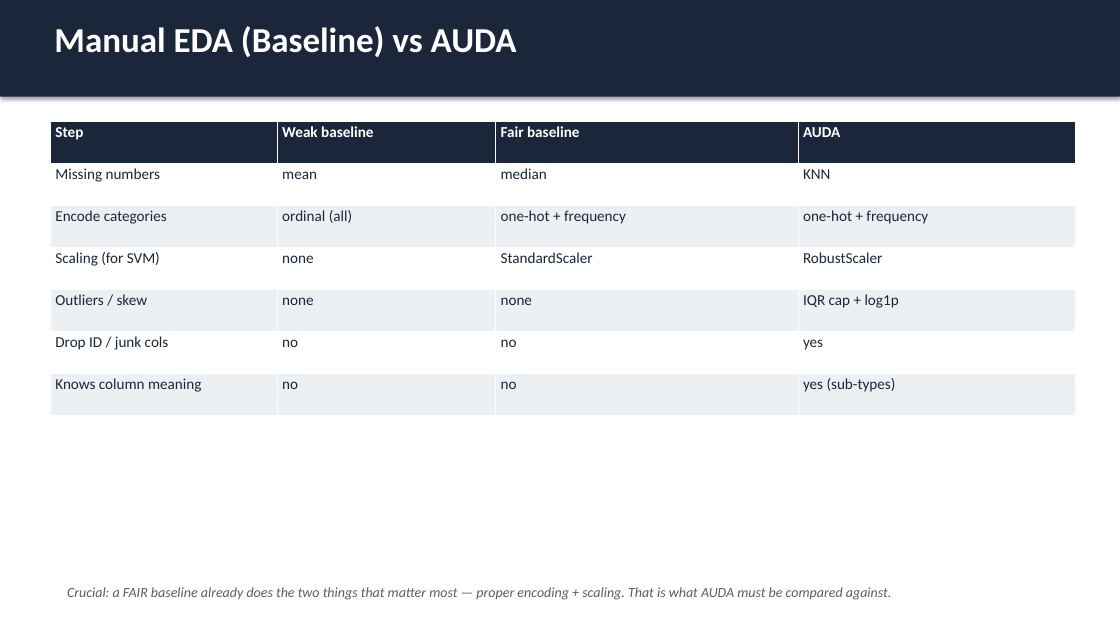
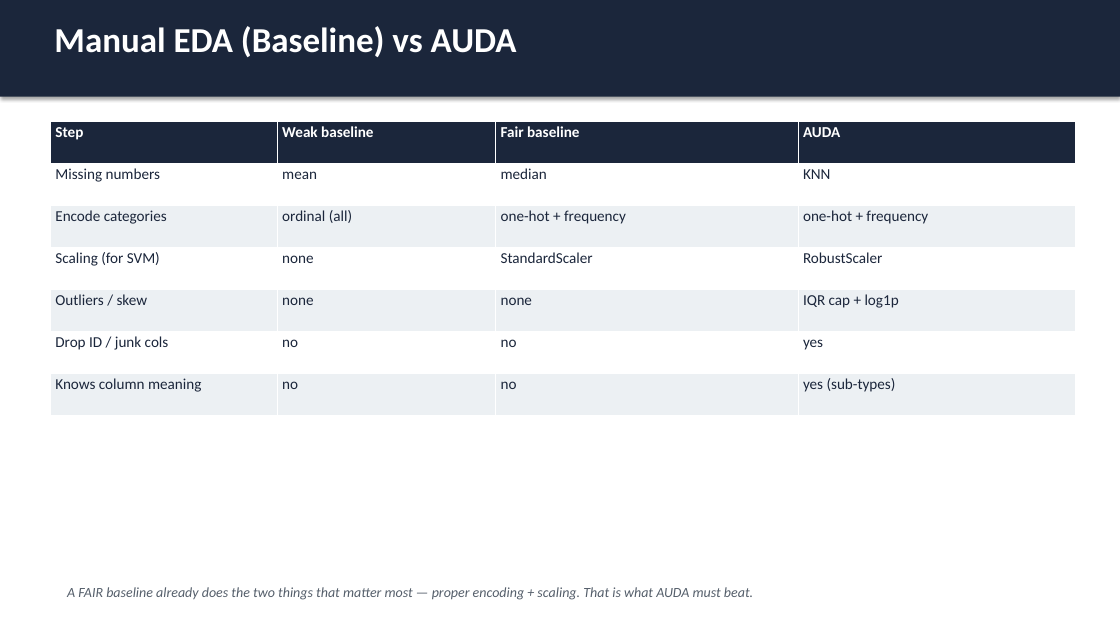
Before and after one commit to Delixx07/auto-eda-agent, a slide deck: slide 9 of AUDA_Project_Presentation.pptx (slide 4 before the commit). Drawn at 1120x630 pixels with LibreOffice and Linux fonts; fonts in the diff are those of the drawing. Boxes give left, top, right and bottom in pixels: in the first picture for what was removed or moved away, otherwise in the second. Text is boxed around its words. In the diff, an @@ line names an element or a change of style, - is before the commit and + after.

```diff
--- a/AUDA_Project_Presentation.pptx
+++ b/AUDA_Project_Presentation.pptx
@@ text at bbox=[67, 587, 753, 600]: text changed @@
-Crucial: a FAIR baseline already does the two things that matter most — proper encoding + scaling. That is what AUDA must be compared against.
+A FAIR baseline already does the two things that matter most — proper encoding + scaling. That is what AUDA must beat.
```
Also in this commit, not shown: 2 other slides changed, 5 slides added, 2 other files.
